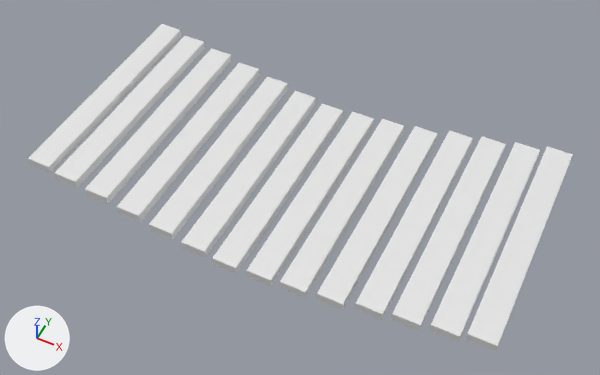
Before and after pictures for a commit that changed the FBX model unity/Assets/FBX_Models/Trap_Bridge.FBX.
Camera for both pictures: a 50 mm camera at (2.52, -7.92, 9.81) aimed at (-1.65, 0.41, -0.6). The lights are fixed; the arrows at lower left show +X, +Y and +Z. Materials are left out; every surface is plain grey. Where no turn or scale is listed for an object, it has been applied to the vertices.
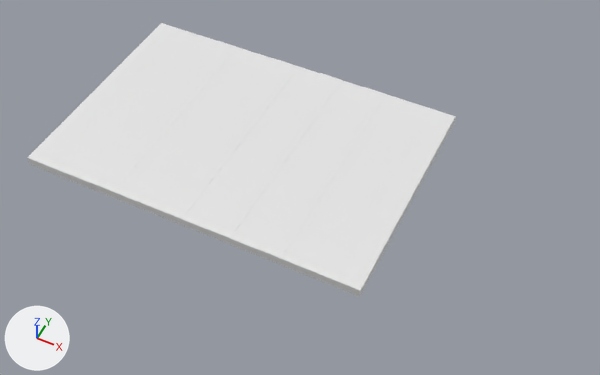
Boxes (x1, y1, x2, y2) around the edits, measured in the pictures (600 x 375 px):
'Box033', moved
    before: (466, 146, 573, 352)
    after: (333, 109, 455, 297)
'Box032', moved
    before: (430, 142, 540, 342)
    after: (307, 102, 432, 286)
'Box031', moved
    before: (391, 136, 506, 331)
    after: (281, 94, 409, 275)
'Box030', moved
    before: (355, 130, 473, 320)
    after: (255, 87, 386, 265)
'Box029', moved
    before: (317, 126, 438, 310)
    after: (230, 80, 364, 255)
'Box028', moved
    before: (280, 119, 404, 298)
    after: (206, 73, 342, 245)
'Box027', moved
    before: (246, 112, 374, 286)
    after: (182, 67, 320, 235)
'Box026', moved
    before: (212, 104, 343, 274)
    after: (158, 60, 299, 225)
'Box025', moved
    before: (181, 91, 316, 257)
    after: (136, 54, 278, 216)
'Box024', moved
    before: (149, 77, 288, 240)
    after: (113, 47, 258, 207)
'Box023', moved
    before: (117, 63, 259, 222)
    after: (91, 41, 238, 198)
'Box022', moved
    before: (85, 48, 231, 204)
    after: (70, 35, 218, 190)
'Box021', moved
    before: (54, 36, 205, 188)
    after: (48, 29, 199, 181)
'Box007', moved
    before: (28, 24, 181, 174)
    after: (27, 23, 180, 172)

The edits, one by one:
Object 'Box033' (ob_box033) moves from (2.06, 0.57, -0.08) to (0.04, 0.57, -0.08).
Object 'Box024' (ob_box024) moves from (-3.2, 0.57, -0.6) to (-3.79, 0.57, -0.11).
Object 'Box028' (ob_box028) moves from (-0.84, 0.57, -0.69) to (-2.09, 0.57, -0.09).
Object 'Box029' (ob_box029) moves from (-0.21, 0.57, -0.6) to (-1.66, 0.57, -0.09).
Object 'Box023' (ob_box023) moves from (-3.8, 0.57, -0.48) to (-4.22, 0.57, -0.11).
Object 'Box030' (ob_box030) moves from (0.41, 0.57, -0.44) to (-1.24, 0.57, -0.08).
Object 'Box027' (ob_box027) moves from (-1.42, 0.57, -0.76) to (-2.51, 0.57, -0.1).
Object 'Box021' (ob_box021) moves from (-4.98, 0.57, -0.25) to (-5.06, 0.57, -0.13).
Object 'Box026' (ob_box026) moves from (-2.04, 0.57, -0.81) to (-2.94, 0.57, -0.1).
Object 'Box007' (ob_box007) moves from (-5.49, 0.57, -0.15) to (-5.49, 0.57, -0.13).
Object 'Box025' (ob_box025) moves from (-2.6, 0.57, -0.72) to (-3.37, 0.57, -0.11).
Object 'Box032' (ob_box032) moves from (1.55, 0.57, -0.21) to (-0.39, 0.57, -0.08).
Object 'Box031' (ob_box031) moves from (0.98, 0.57, -0.33) to (-0.81, 0.57, -0.09).
Object 'Box022' (ob_box022) moves from (-4.4, 0.57, -0.35) to (-4.64, 0.57, -0.12).
